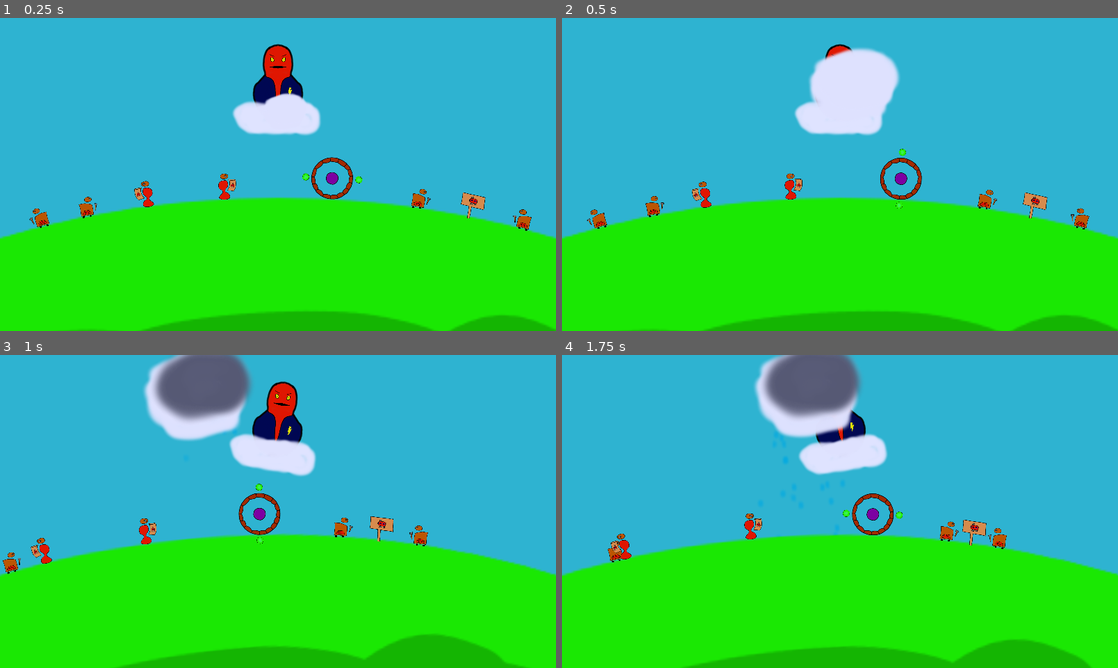
Above: before the commit, frames 1-4 (two rows, left to right).
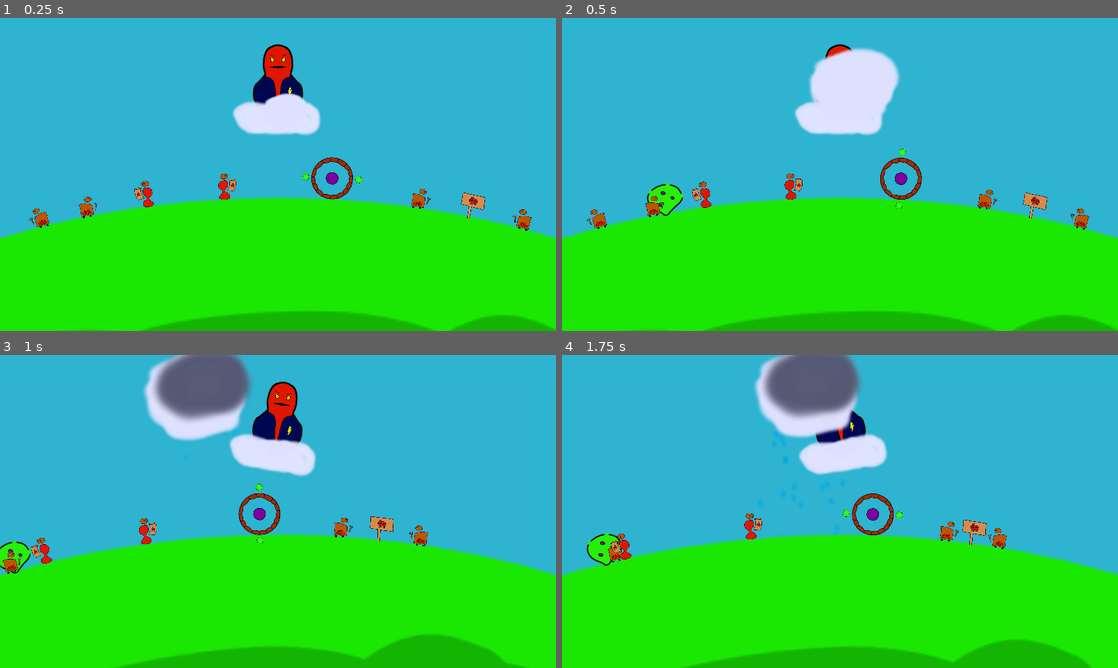
Above: after the commit, the same moments.

Repository: MANM-ANMM/jam_orage_o_rage
Game: Godot game, scene res://scene/main.tscn
Two runs of this game, one before a commit and one after it. Both use one fixed random seed, a clock stepped at 60 frames per second and the inputs below.
Inputs (mouse positions are in pixels of both pictures, inside the frame that each line leads up to):
- Up to frame 1 (0.25 s): no input
- Up to frame 2 (0.5 s): no input
- Up to frame 3 (1 s): tap Enter (ui_accept) at 0.5, 0.77 s; move the mouse to (400, 495) at 0.52 s; hold Right (move_right) from 0.53 s (still down); click (400, 495) at 0.6 s
- Up to frame 4 (1.75 s): move the mouse to (728, 527) at 1.27 s; release Right (move_right) at 1.28 s; hold Left (move_left) from 1.28 s (still down); click (728, 527) at 1.35 s; tap Enter (ui_accept) at 1.52 s

Frame 1 is identical in both runs. In frame 2, 0.4% of the frame differs, in the area x 15-22%, y 52-64%; in frame 3, 0.3%; in frame 4, 0.4%.

Commit message:
Orbital

Diff:
--- a/project.godot
+++ b/project.godot
@@ -19,6 +19,7 @@
 
 Types="*res://script/global_types.gd"
 Nodes="*res://script/global_nodes.gd"
+EventBus="*res://script/global_eventbus.gd"
 
 [display]
 
--- a/scene/constructions/adeptes/temple.tscn
+++ b/scene/constructions/adeptes/temple.tscn
@@ -43,3 +43,7 @@
 
 [node name="LimitateurSpawn" parent="." index="6" node_paths=PackedStringArray("spawners") instance=ExtResource("8_yy5fp")]
 spawners = [NodePath("../Generateur_constructeur"), NodePath("../Generateur_poseur")]
+
+[node name="LimitateurSpawn2" parent="." index="7" node_paths=PackedStringArray("spawners") instance=ExtResource("8_yy5fp")]
+spawners = [NodePath("../Generateur_guerrier")]
+seuil = 32
--- /dev/null
+++ b/scene/constructions/apostats/pose_chantier_canon.tscn
@@ -0,0 +1,22 @@
+[gd_scene load_steps=5 format=3 uid="uid://ce5vmbunw7qrm"]
+
+[ext_resource type="Script" path="res://script/constructions/pose_chantier_canon.gd" id="1_cbd6y"]
+[ext_resource type="Texture2D" uid="uid://jqcmlo82sqy4" path="res://sprite/construction/canon/0.png" id="1_sor1v"]
+[ext_resource type="PackedScene" uid="uid://ny5mb0q7nfuf" path="res://scene/constructions/apostats/chantier_canon.tscn" id="2_hmoan"]
+
+[sub_resource type="CircleShape2D" id="CircleShape2D_mo40i"]
+radius = 14.0
+
+[node name="PoseChantierCanon" type="CharacterBody2D"]
+collision_layer = 0
+script = ExtResource("1_cbd6y")
+chantier = ExtResource("2_hmoan")
+
+[node name="CollisionShape2D" type="CollisionShape2D" parent="."]
+position = Vector2(1, -14)
+shape = SubResource("CircleShape2D_mo40i")
+
+[node name="0" type="Sprite2D" parent="."]
+position = Vector2(0, -25)
+scale = Vector2(0.05, 0.05)
+texture = ExtResource("1_sor1v")
--- /dev/null
+++ b/scene/constructions/apostats/spawner_canon_orbit.tscn
@@ -0,0 +1,15 @@
+[gd_scene load_steps=3 format=3 uid="uid://cmdqrmybnuq03"]
+
+[ext_resource type="Script" path="res://script/constructions/spawner_canon_orbit.gd" id="1_n0bss"]
+[ext_resource type="PackedScene" uid="uid://ce5vmbunw7qrm" path="res://scene/constructions/apostats/pose_chantier_canon.tscn" id="2_25eb0"]
+
+[node name="SpawnerCanonOrbit" type="Node2D"]
+script = ExtResource("1_n0bss")
+scene_orbit = ExtResource("2_25eb0")
+peuple = 1
+
+[node name="Timer" type="Timer" parent="."]
+wait_time = 60.0
+autostart = true
+
+[connection signal="timeout" from="Timer" to="." method="start_launch_procedure"]
--- a/scene/main.tscn
+++ b/scene/main.tscn
@@ -11,8 +11,10 @@
 [ext_resource type="PackedScene" uid="uid://dgx465jyd2y5w" path="res://scene/personnages/adeptes/adepte_pose_chantier.tscn" id="7_xuc5i"]
 [ext_resource type="PackedScene" uid="uid://c7ti6hy0gaycc" path="res://scene/constructions/apostats/canon.tscn" id="8_2wgpj"]
 [ext_resource type="PackedScene" uid="uid://b2yap1l1e3a52" path="res://scene/personnages/apostats/apostat_guerrier.tscn" id="8_3brll"]
+[ext_resource type="PackedScene" uid="uid://ce5vmbunw7qrm" path="res://scene/constructions/apostats/pose_chantier_canon.tscn" id="9_7mh43"]
 [ext_resource type="PackedScene" uid="uid://bbccirbv3hfcs" path="res://scene/nuage.tscn" id="10_rjk7h"]
 [ext_resource type="PackedScene" uid="uid://bfrs5k7aqy8sy" path="res://scene/ciblage_foudre.tscn" id="11_bpmg8"]
+[ext_resource type="PackedScene" uid="uid://cmdqrmybnuq03" path="res://scene/constructions/apostats/spawner_canon_orbit.tscn" id="14_jr4nh"]
 
 [node name="main" type="Node2D"]
 script = ExtResource("1_rtxvy")
@@ -46,8 +48,11 @@
 rotation = 2.13105
 
 [node name="Canon" parent="Planete/batiments" instance=ExtResource("8_2wgpj")]
-position = Vector2(479, -641)
-rotation = 0.69838
+position = Vector2(744, -294)
+rotation = 1.2126
+
+[node name="PoseChantierCanon" parent="Planete/batiments" instance=ExtResource("9_7mh43")]
+position = Vector2(-218, -1165)
 
 [node name="personnages" type="Node2D" parent="Planete"]
 
@@ -80,4 +85,8 @@
 
 [node name="Nuage3" parent="Planete/nuages" instance=ExtResource("10_rjk7h")]
 
+[node name="orbit" type="Node2D" parent="Planete"]
+
+[node name="SpawnerCanonOrbit" parent="Planete/orbit" instance=ExtResource("14_jr4nh")]
+
 [node name="CiblageFoudre" parent="." instance=ExtResource("11_bpmg8")]
--- a/scene/personnages/apostats/apostat_pose_chantier.tscn
+++ b/scene/personnages/apostats/apostat_pose_chantier.tscn
@@ -21,6 +21,7 @@
 [node name="PoseChantier" parent="." index="1" instance=ExtResource("2_tdiab")]
 position = Vector2(0, 5)
 chantier_path = "res://scene/constructions/apostats/chantier_maison.tscn"
+peuple = 1
 
 [node name="ModeDeplacementCivil" parent="." index="2" node_paths=PackedStringArray("personnage", "sprite") instance=ExtResource("3_yt62e")]
 personnage = NodePath("..")
--- a/script/constructions/lanceur_boulet.gd
+++ b/script/constructions/lanceur_boulet.gd
@@ -23,8 +23,9 @@
 func tirer():
 	var b :Boulet= scene_boulet.instantiate()
 	b.global_position = global_position
-	var cible :Node2D= get_cibles().front()
-	print(cible)
+	var cibles = get_cibles()
+	if cibles.is_empty(): return
+	var cible :Node2D= cibles.front()
 	var distance := cible.global_position.distance_to(global_position)
 	var puissance = 0.8855*distance+192.19
 	# 305 461
--- /dev/null
+++ b/script/constructions/pose_chantier_canon.gd
@@ -0,0 +1,20 @@
+extends CharacterBody2D
+
+@onready var planete : Node2D = get_parent()
+const puissance_gravite := 100.0
+@export var chantier : PackedScene
+
+func _physics_process(delta):
+	up_direction = (planete.global_position - global_position).normalized()
+
+	velocity += up_direction * puissance_gravite
+
+	var collision = move_and_collide(velocity*delta)
+	if collision:
+		spawn_chantier(collision.get_position())
+		queue_free()
+
+func spawn_chantier(pos):
+		var c := chantier.instantiate()
+		c.global_position = pos
+		Nodes.node_batiments.add_child(c)
--- /dev/null
+++ b/script/constructions/spawner_canon_orbit.gd
@@ -0,0 +1,21 @@
+extends Node2D
+class_name OrbitalLauncher
+
+@export var scene_orbit : PackedScene
+
+var package_to_drop := false
+@export var peuple : Types.Peuple
+
+func drop_package(pos):
+	package_to_drop = false
+	var so :Node2D= scene_orbit.instantiate()
+	so.global_position = pos*2
+	Nodes.node_orbit.add_child(so)
+
+func landing_point(pos : Vector2):
+	if package_to_drop:
+		drop_package(pos)
+
+func start_launch_procedure():
+	package_to_drop = true
+	EventBus.ask_landing_point.emit(self)
--- /dev/null
+++ b/script/global_eventbus.gd
@@ -0,0 +1,3 @@
+extends Node
+
+signal ask_landing_point(orbital_launcher)
--- a/script/global_nodes.gd
+++ b/script/global_nodes.gd
@@ -3,3 +3,4 @@
 var node_personnages : Node2D
 var node_batiments : Node2D
 var node_nuages : Node2D
+var node_orbit : Node2D
--- a/script/main.gd
+++ b/script/main.gd
@@ -5,3 +5,4 @@
 	Nodes.node_personnages = $Planete/personnages
 	Nodes.node_batiments = $Planete/batiments
 	Nodes.node_nuages = $Planete/nuages
+	Nodes.node_orbit = $Planete/orbit
--- a/script/personnages/pose_chantier.gd
+++ b/script/personnages/pose_chantier.gd
@@ -1,12 +1,21 @@
 extends Area2D
 
 @export_file var chantier_path : String
+@export var peuple : Types.Peuple
 @onready var chantier := load(chantier_path)
 @onready var timer := $Timer
 var counter := 0 :
 	set(val):
 		counter = val
 		timer.paused = counter > 0
+
+func _ready():
+	EventBus.ask_landing_point.connect(give_landing_point)
+
+func give_landing_point(ol:OrbitalLauncher):
+	if timer.time_left<12 and get_overlapping_bodies().is_empty() and ol.peuple == peuple:
+		ol.landing_point(global_position)
+
 
 func poser_chantier():
 	var c = chantier.instantiate()
Not shown: 1 places in scene/main.tscn that only renumber resources
